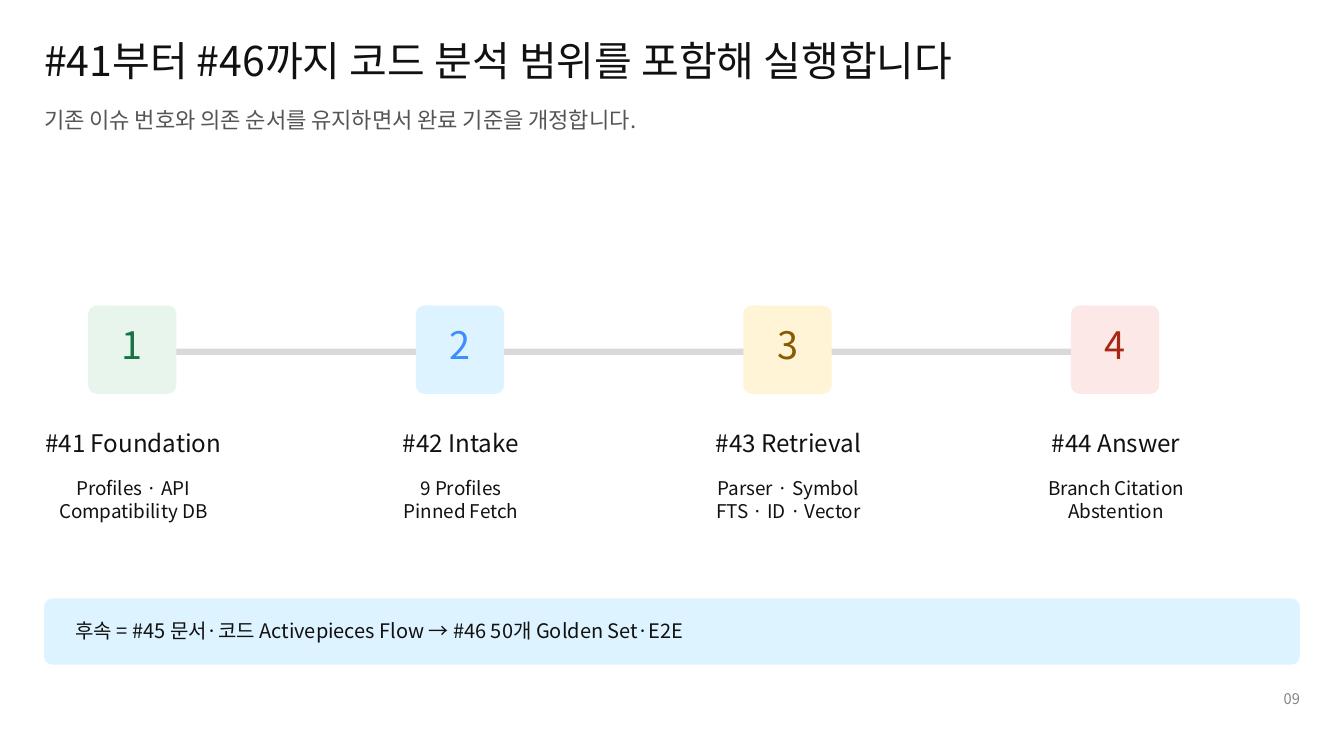
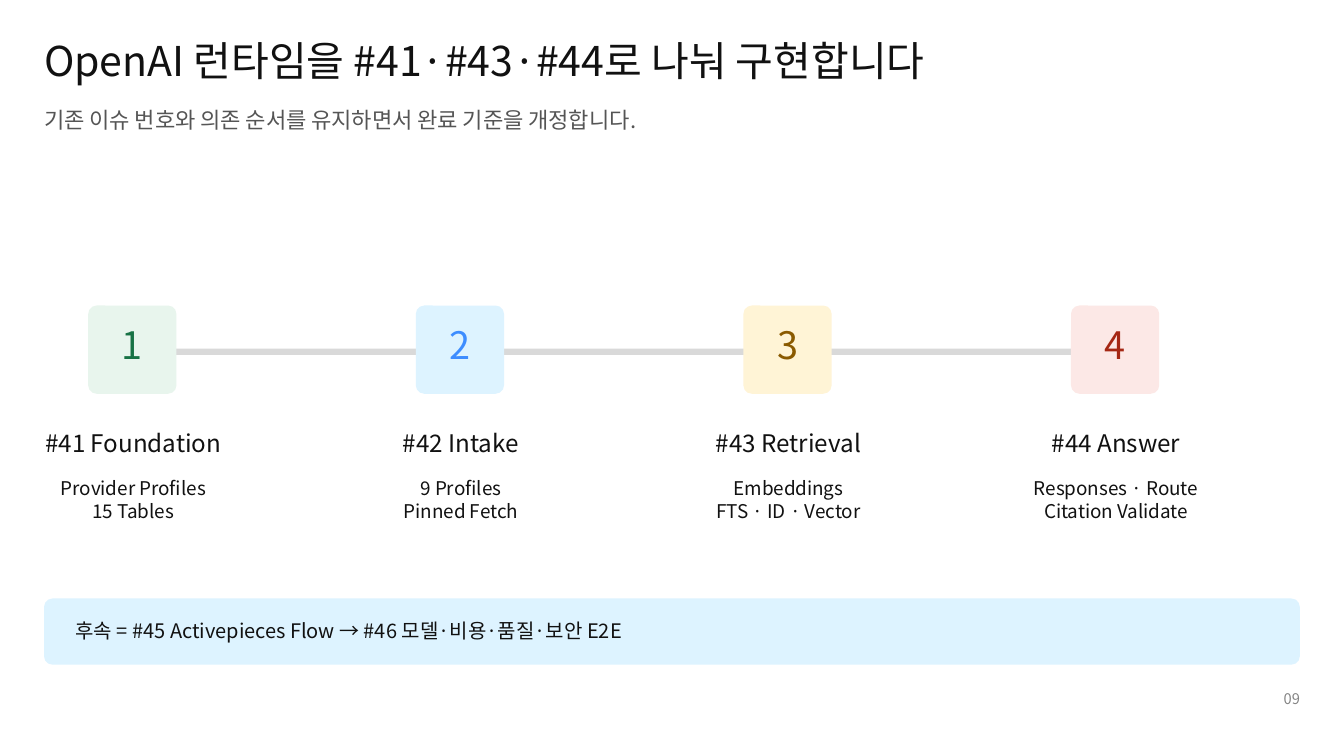
Before and after one commit to ablecloud-team/ablestack-techflow, a slide deck: slide 9 of output/presentation/techflow-rag-poc-design.pptx. Drawn at 1344x756 pixels with LibreOffice and Linux fonts; fonts in the diff are those of the drawing. Boxes give left, top, right and bottom in pixels: in the first picture for what was removed or moved away, otherwise in the second. Text is boxed around its words. In the diff, an @@ line names an element or a change of style, - is before the commit and + after.

Commit message:
Issue #20 OpenAI RAG 런타임 설계 보강

```diff
--- a/output/presentation/techflow-rag-poc-design.pptx
+++ b/output/presentation/techflow-rag-poc-design.pptx
@@ text at <box>44,41,925,86</box>: text changed @@
-#41부터 #46까지 코드 분석 범위를 포함해 실행합니다
+OpenAI 런타임을 #41·#43·#44로 나눠 구현합니다
@@ text at <box>61,479,206,519</box>: text changed @@
-Profiles · API
-Compatibility DB
+Provider Profiles
+15 Tables
@@ text at <box>734,480,844,500</box>: text changed @@
-Parser · Symbol
+Embeddings
@@ text at <box>1034,481,1198,519</box>: text changed @@
-Branch Citation
-Abstention
+Responses · Route
+Citation Validate
@@ text at <box>76,621,622,643</box>: text changed @@
-후속 = #45 문서·코드 Activepieces Flow → #46 50개 Golden Set·E2E
+후속 = #45 Activepieces Flow → #46 모델·비용·품질·보안 E2E
```
Also in this commit, not shown: 6 other slides changed, 1 slide added, 1 slide removed, 15 other files.
